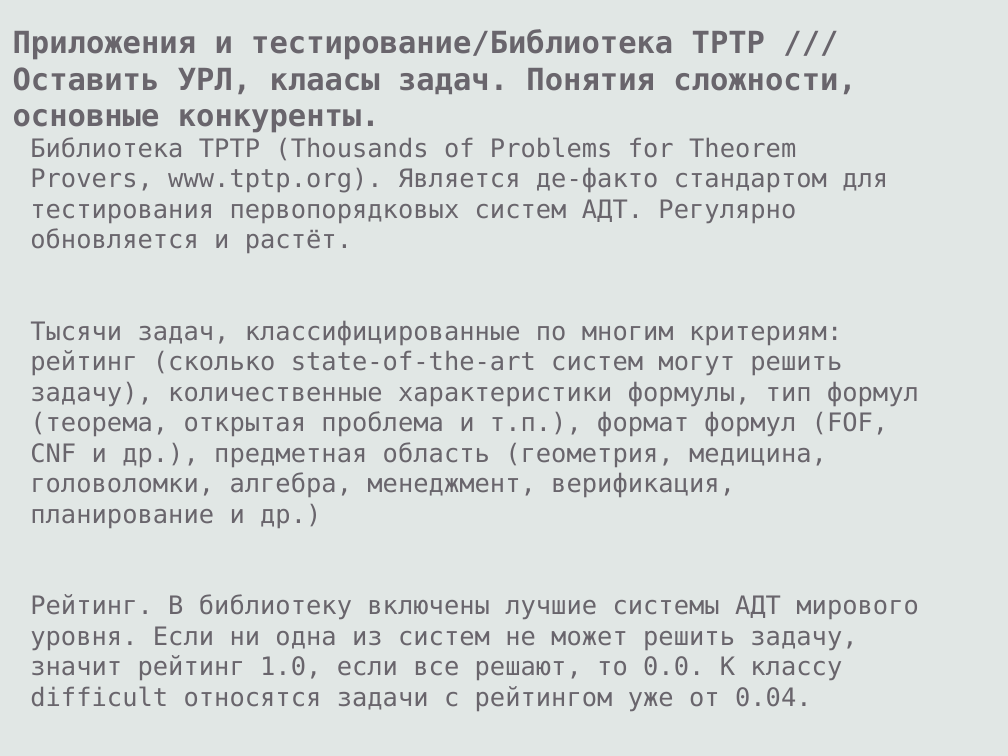
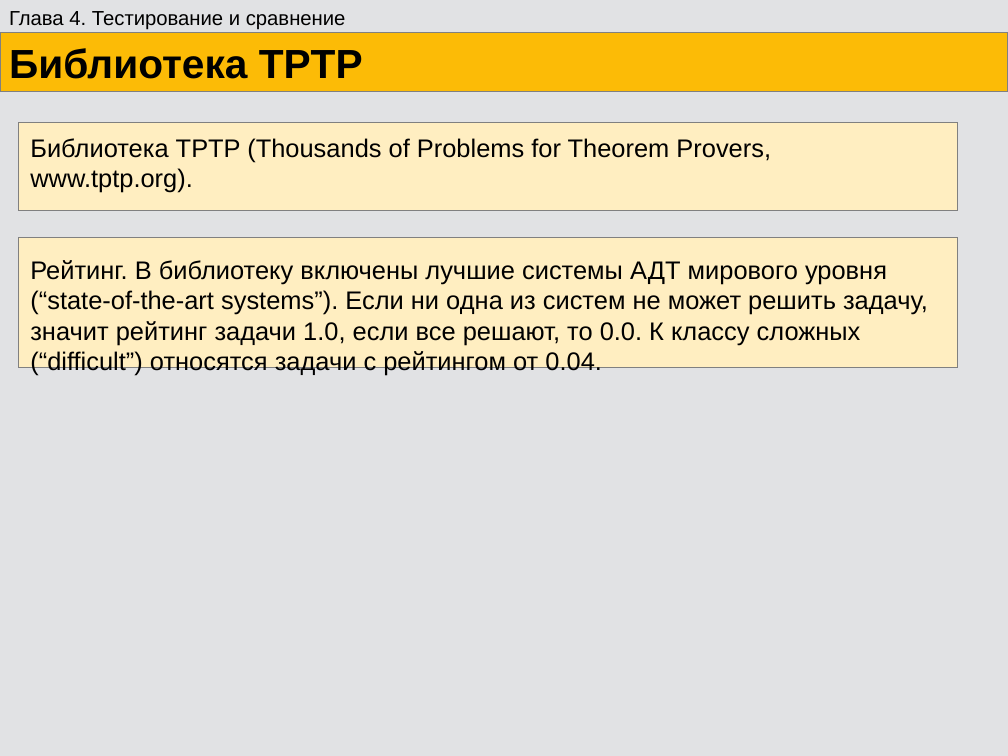
Before and after one commit to eugeneai/prisnif, a slide deck: slide 46 of brick/pres/pacman.odp (slide 52 before the commit). Drawn at 1008x756 pixels with LibreOffice and Linux fonts; fonts in the diff are those of the drawing. Boxes give left, top, right and bottom in pixels: in the first picture for what was removed or moved away, otherwise in the second. Text is boxed around its words. In the diff, an @@ line names an element or a change of style, - is before the commit and + after.

```diff
--- a/brick/pres/pacman.odp
+++ b/brick/pres/pacman.odp
@@ background #E1E7E5 to #E1E2E4 @@
@@ text added at box(9, 11, 346, 30), 16 pt, text #000000 @@
+Глава 4. Тестирование и сравнение
@@ text removed at box(13, 29, 857, 133) @@
-Приложения и тестирование/Библиотека TPTP /// Оставить УРЛ, клаасы задач. Понятия сложности, основные конкуренты.
@@ rectangle added at box(0, 32, 1008, 91), fill #FCBB06, outline #808080 0 pt, 32 pt, text #000000, bold @@
+Библиотека TPTP
@@ rectangle added at box(18, 123, 958, 210), fill #FFEEC1, outline #808080 0 pt @@
@@ text at box(30, 138, 928, 376): text changed; font DejaVu Sans Mono to Arial; text colour #69656C to #000000 @@
-Библиотека TPTP (Thousands of Problems for Theorem Provers, www.tptp.org). Является де-факто стандартом для тестирования первопорядковых систем АДТ. Регулярно обновляется и растёт.
-Тысячи задач, классифицированные по многим критериям: рейтинг (сколько state-of-the-art систем могут решить задачу), количественные характеристики формулы, тип формул (теорема, открытая проблема и т.п.), формат формул (FOF, CNF и др.), предметная область (геометрия, медицина, головоломки, алгебра, менеджмент, верификация, планирование и др.)
-Рейтинг. В библиотеку включены лучшие системы АДТ мирового уровня. Если ни одна из систем не может решить задачу, значит рейтинг 1.0, если все решают, то 0.0. К классу difficult относятся задачи с рейтингом уже от 0.04.
+Библиотека TPTP (Thousands of Problems for Theorem Provers, www.tptp.org).
+Рейтинг. В библиотеку включены лучшие системы АДТ мирового уровня (“state-of-the-art systems”). Если ни одна из систем не может решить задачу, значит рейтинг задачи 1.0, если все решают, то 0.0. К классу сложных (“difficult”) относятся задачи с рейтингом от 0.04.
@@ rectangle added at box(18, 238, 958, 368), fill #FFEEC1, outline #808080 0 pt @@
```
Also in this commit, not shown: 17 other slides changed, 32 slides added, 39 slides removed, 2 other files.
